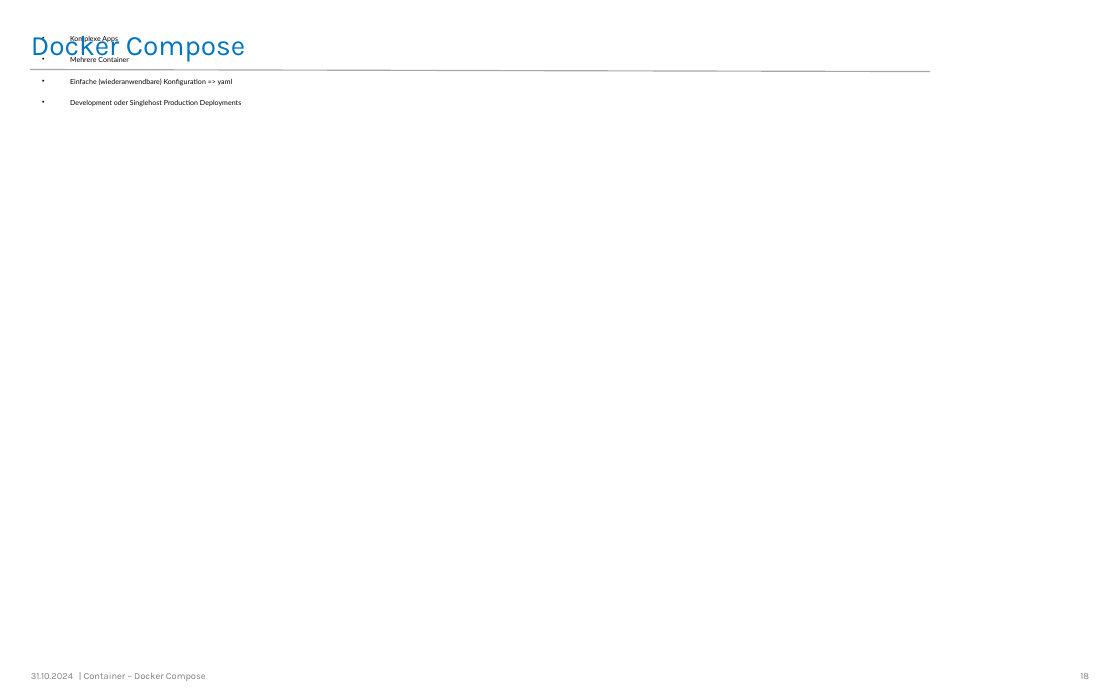
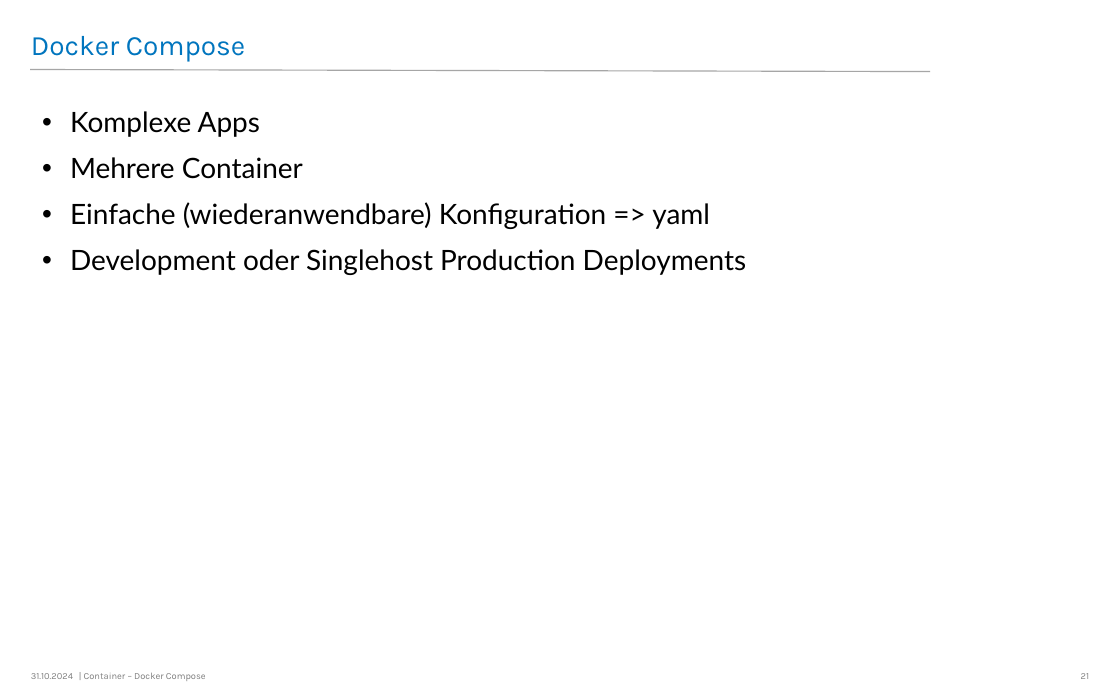
Before and after one commit to LNA-DEV/Workshop-Docker, a slide deck: slide 21 of Presentation.odp (slide 18 before the commit). Drawn at 1120x700 pixels with LibreOffice and Linux fonts; fonts in the diff are those of the drawing; background and template pictures are left out. Boxes give left, top, right and bottom in pixels: in the first picture for what was removed or moved away, otherwise in the second. Text is boxed around its words. In the diff, an @@ line names an element or a change of style, - is before the commit and + after.

```diff
--- a/Presentation.odp
+++ b/Presentation.odp
@@ text "Komplexe Apps": place and size @@
-text "Komplexe Apps" at (70,36,241,107)
+text "Komplexe Apps" at (70,111,746,275)
@@ text "Komplexe Apps" at (70,111,746,275): size 4.5 to 18 pt; line spacing 0.7 to 0.9 @@
@@ page number at (1081,673,1089,679): text changed @@
-18
+21
```
Also in this commit, not shown: 14 other slides changed, 7 slides added, 17 other files.
